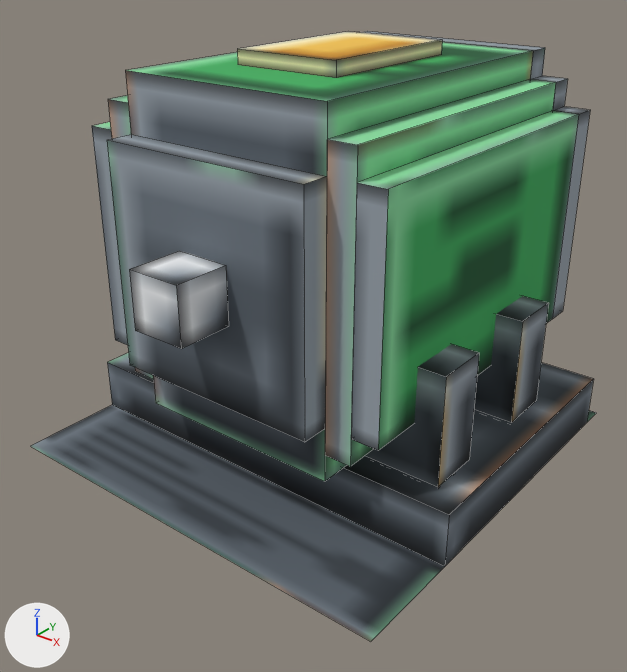
An edit to the OBJ model src/main/resources/assets/adv_rocketry/models/libvulpes/enhancedmotor.obj, drawn before and after from the same camera.
The view is the same before and after, from a 50 mm camera at (1.635, -1.955, 1.149) aimed at (0.531, -0.575, 0.293). Every picture has the same lights, and +X, +Y and +Z are marked at lower left. The first picture is the older version. Mesh edges are drawn as thin lines. Where no turn or scale is listed for an object, it has been applied to the vertices.

In view in the first picture: 'Motor'.
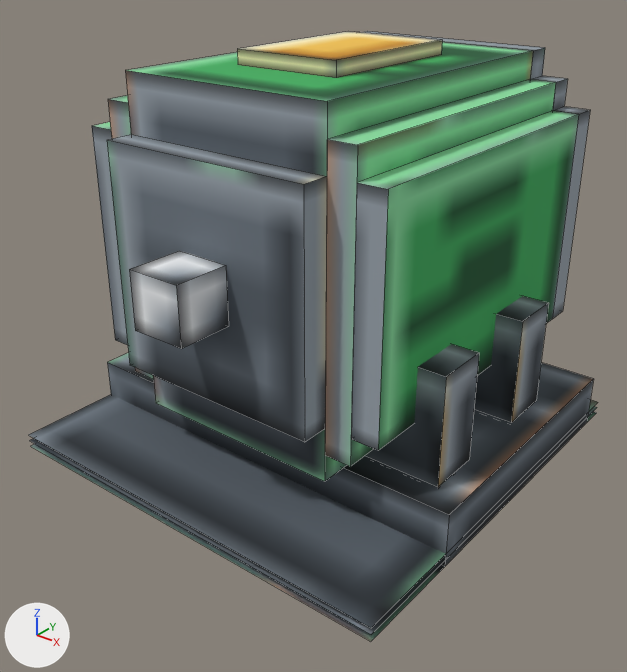
Pixel boxes [x1, y1, x2, y2] of what changed, in the pictures (627 x 672 px):
'RecessedBacking', added: after [29, 395, 598, 634]

Edits to the bpy script that builds the scene:
```text
Add me_recessedbacking:
    me_recessedbacking.from_pydata(...)  # 8 vertices, 2 faces; spans x 0.0..1.0, y -1.0..0.0, z 0.016..0.031
    me_recessedbacking.materials.append(mat_enhancedmotor)  # picture img_enhancedmotor
Add ob_recessedbacking:
    ob_recessedbacking = bpy.data.objects.new('RecessedBacking', me_recessedbacking)
    ob_recessedbacking.location = (0.0, 0.0, 0.0)
```
